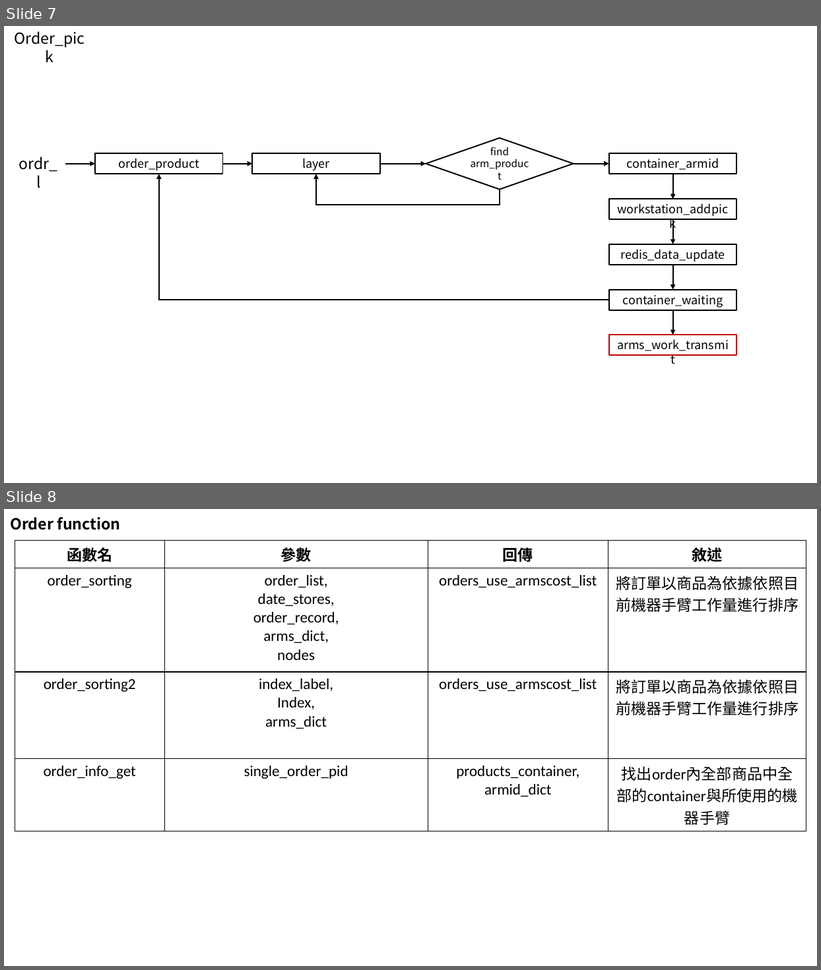
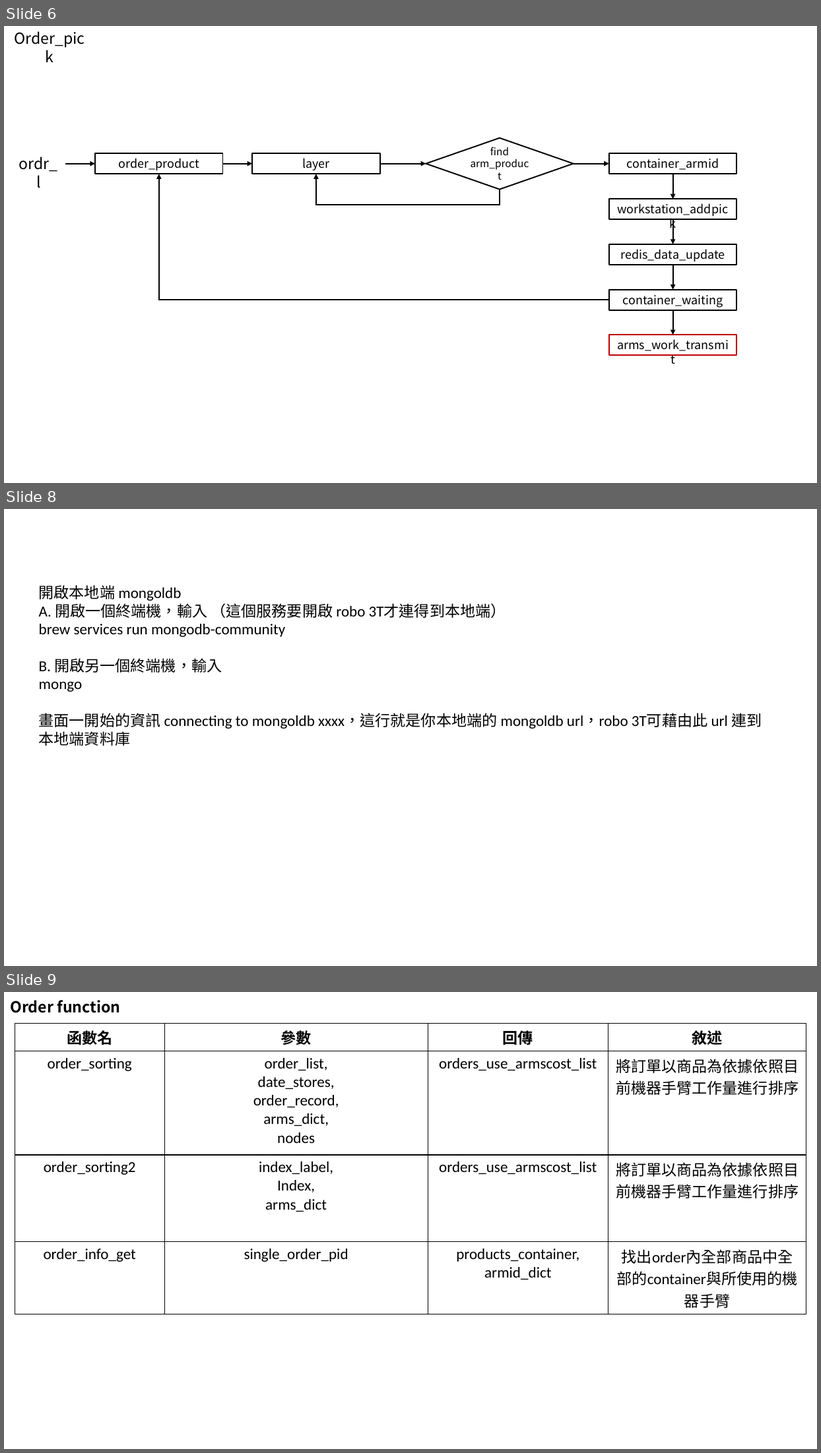
Before and after one commit to ethan1226/asrs_ofai, a slide deck: flowchart.pptx. Shown one above the other, each under a label of ours: slides 7 and 8 before the commit, slides 6, 8 and 9 after it; the slides between them are not shown. The pictures are 821x970 and 821x1453 pixels, drawn with LibreOffice and Linux fonts; fonts in the diff are those of the drawing. Boxes give left, top, right and bottom in pixels: in the first picture for what was removed or moved away, otherwise in the second. Text is boxed around its words. In the diff, an @@ line names an element or a change of style, - is before the commit and + after.

```diff
--- a/flowchart.pptx
+++ b/flowchart.pptx
@@ slide 8 added at <box>4,509,817,966</box>, background #FFFFFF @@
@@ text added at <box>39,585,762,746</box>, 18 pt, text #000000 @@
+開啟本地端 mongoldb
+A. 開啟一個終端機，輸入 （這個服務要開啟 robo 3T才連得到本地端）
+brew services run mongodb-community
+B. 開啟另一個終端機，輸入
+mongo
+畫面一開始的資訊 connecting to mongoldb xxxx，這行就是你本地端的 mongoldb url，robo 3T可藉由此 url 連到本地端資料庫
@@ what was slide 7 is now slide 6 @@
@@ what was slide 8 is now slide 9 @@
```
Also in this commit, not shown: 1 other slide added, 1 slide removed.
